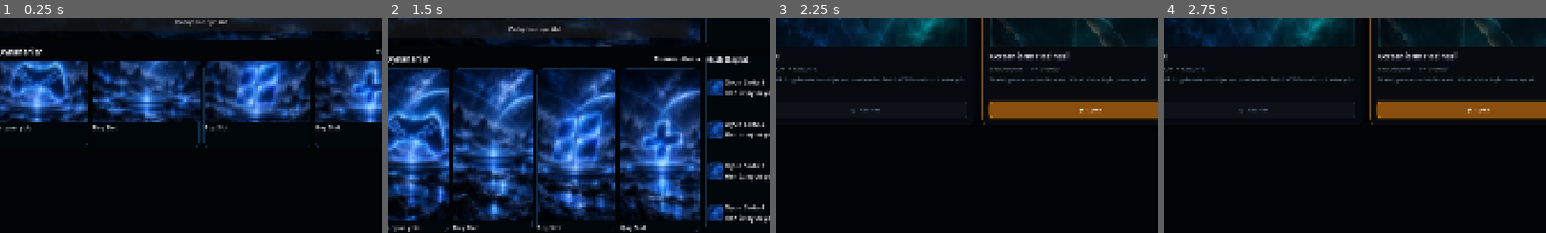
Above: before the commit, frames 1-4 (left to right).
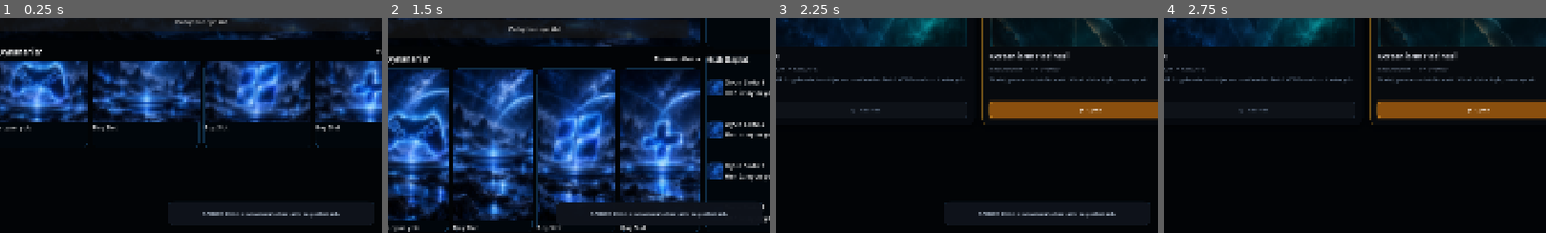
Above: after the commit, the same moments.

Repository: SerkanAydin06/Pardex
Game: Godot game, scene res://scenes/main.tscn
Two runs of this game, one before a commit and one after it. Both use one fixed random seed, a clock stepped at 60 frames per second and the inputs below.
Inputs (mouse positions are % of the whole screen's width and height, from its top left):
- Up to frame 1 (0.25 s): no input
- Up to frame 2 (1.5 s): click (69, 5) at 0.52 s; type "12" at 0.6 s; click "⌂ Ana Sayfa" at 1.25 s
- Up to frame 3 (2.25 s): click "Kütüphane" at 2 s
- Up to frame 4 (2.75 s): no input
The pictures show only the part of the screen within x 14-64%, y 49-99%; the shares and areas given below are measured in that part.

The runs differ from the first frame. In frame 1, 0.6% of the frame differs, in the area x 44-98%, y 85-97%; in frame 2, 2.5%; in frame 3, 0.6%; in frame 4, nothing differs.

Commit message:
Fix Godot GDScript UI warnings
Remove shadowed local names and use the TextureFilter enum explicitly in PARDEX UI scripts.

Diff:
--- a/scripts/ui/pardex_brand_ui.gd
+++ b/scripts/ui/pardex_brand_ui.gd
@@ -27,7 +27,7 @@
 		return
 
 	logo.texture = symbol
-	logo.texture_filter = 4
+	logo.texture_filter = CanvasItem.TEXTURE_FILTER_LINEAR_WITH_MIPMAPS
 	logo.custom_minimum_size = Vector2(56, 56)
 	logo.expand_mode = TextureRect.EXPAND_IGNORE_SIZE
 	logo.stretch_mode = TextureRect.STRETCH_KEEP_ASPECT_CENTERED
--- a/scripts/ui/pardex_nav_style.gd
+++ b/scripts/ui/pardex_nav_style.gd
@@ -20,8 +20,8 @@
 	if sidebar == null:
 		_retry()
 		return
-	for name in ["HomeButton", "LibraryButton", "FriendsButton", "RoomsButton", "SettingsButton"]:
-		var button := sidebar.get_node_or_null(name) as Button
+	for button_name in ["HomeButton", "LibraryButton", "FriendsButton", "RoomsButton", "SettingsButton"]:
+		var button := sidebar.get_node_or_null(button_name) as Button
 		if button == null:
 			_retry()
 			return
--- a/scripts/ui/pardex_window_chrome.gd
+++ b/scripts/ui/pardex_window_chrome.gd
@@ -52,15 +52,15 @@
 func _place_notification_button() -> void:
 	if not _bound or _header_row == null or _chrome == null:
 		return
-	var notification := _header_row.get_node_or_null("NotificationButton") as Button
-	if notification == null:
+	var notification_button := _header_row.get_node_or_null("NotificationButton") as Button
+	if notification_button == null:
 		get_tree().create_timer(0.20).timeout.connect(_place_notification_button)
 		return
-	notification.text = "🔔"
-	notification.custom_minimum_size = Vector2(44, 44)
-	notification.add_theme_font_size_override("font_size", 16)
-	notification.add_theme_color_override("font_color", Color(0.72, 0.86, 1.0, 1.0))
-	_header_row.move_child(notification, _chrome.get_index())
+	notification_button.text = "🔔"
+	notification_button.custom_minimum_size = Vector2(44, 44)
+	notification_button.add_theme_font_size_override("font_size", 16)
+	notification_button.add_theme_color_override("font_color", Color(0.72, 0.86, 1.0, 1.0))
+	_header_row.move_child(notification_button, _chrome.get_index())
 
 func _minimize_window() -> void:
 	DisplayServer.window_set_mode(DisplayServer.WINDOW_MODE_MINIMIZED)
